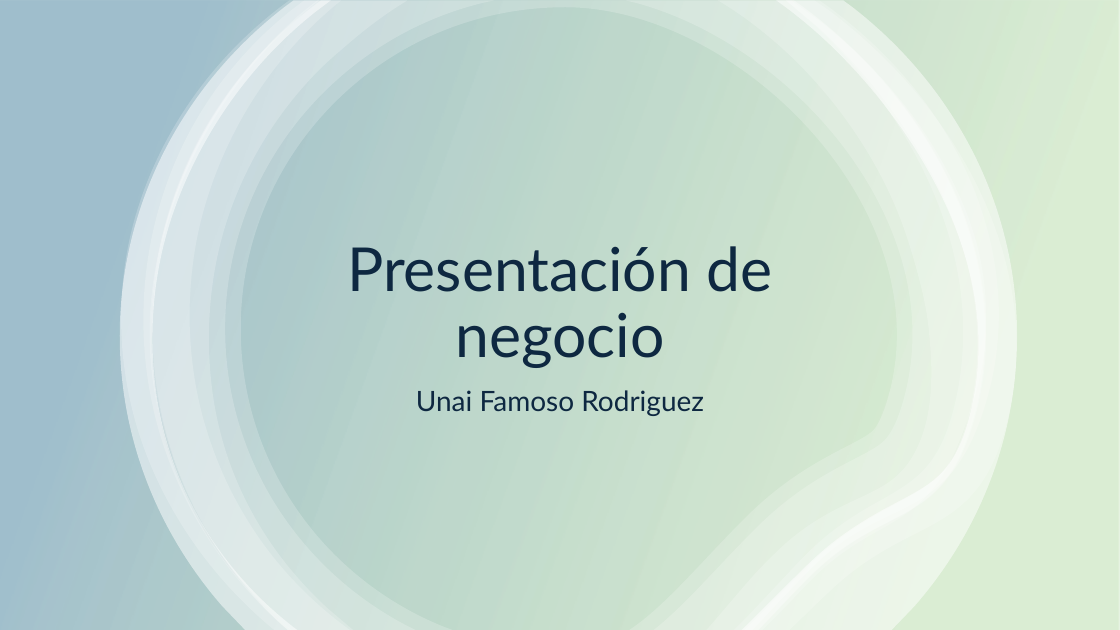
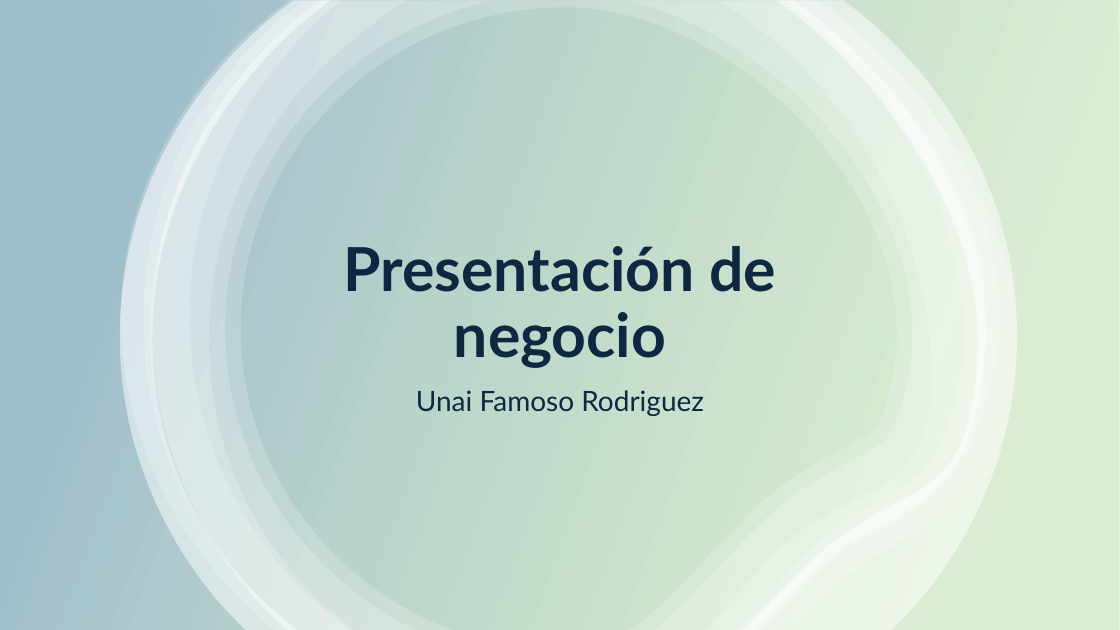
Before and after one commit to UnaiFam/Projecto-Final-ML, a slide deck: slide 1 of docs/Presentacion de negocio.pptx. Drawn at 1120x630 pixels with LibreOffice and Linux fonts; fonts in the diff are those of the drawing. Boxes give left, top, right and bottom in pixels: in the first picture for what was removed or moved away, otherwise in the second. Text is boxed around its words. In the diff, an @@ line names an element or a change of style, - is before the commit and + after.

```diff
--- a/docs/Presentacion de negocio.pptx
+++ b/docs/Presentacion de negocio.pptx
@@ title "Presentación de negocio" at box(344, 246, 776, 368): bold on @@
```
Also in this commit, not shown: 8 other slides changed, 1 slide removed, 9 other files.
